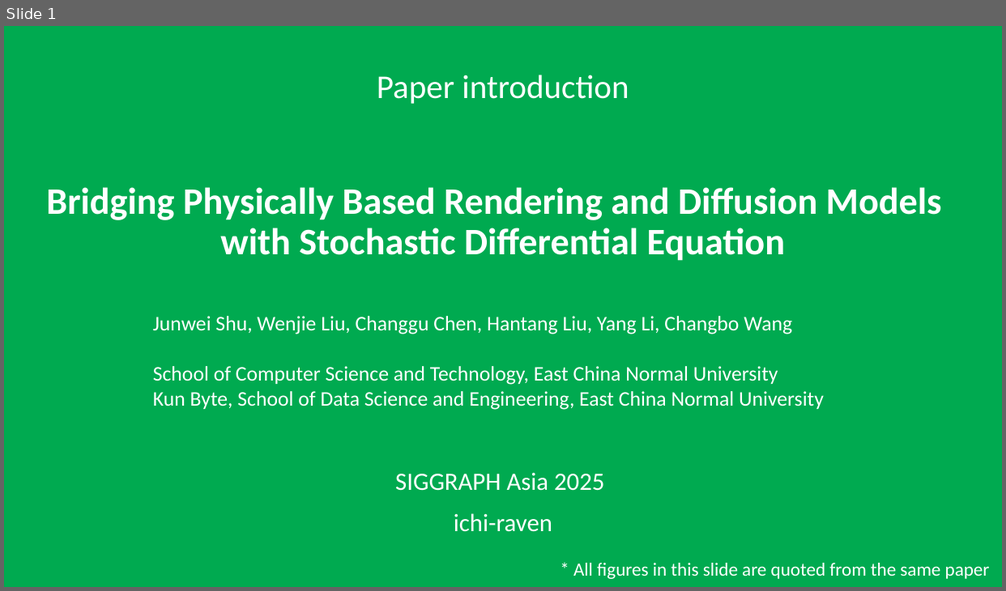
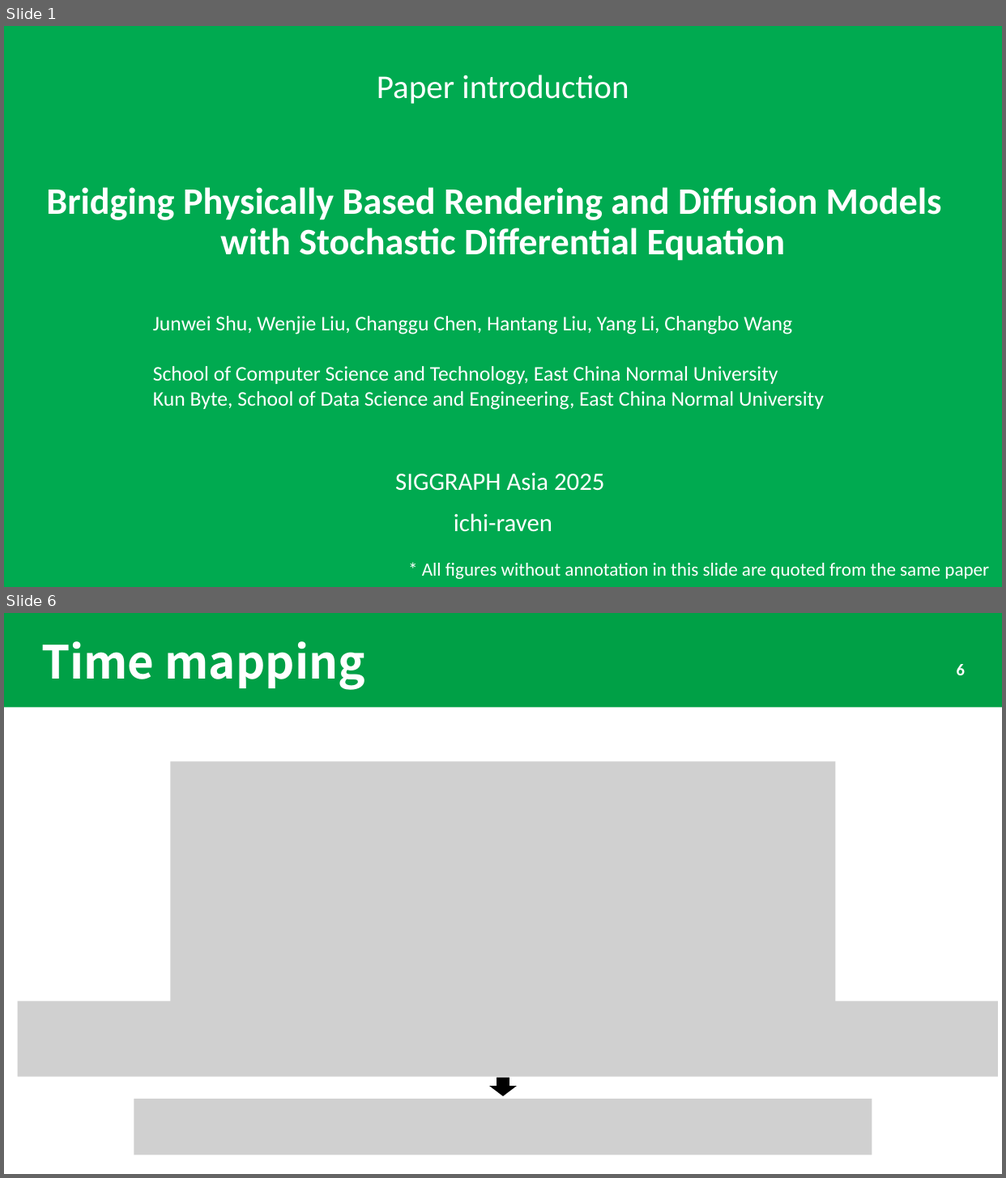
Before and after one commit to ichi-raven/paper-introductions, a slide deck: Bridging Physically Based Rendering and Diffusion Models with Stochastic Differential Equation.pptx. Shown one above the other, each under a label of ours: slide 1 before the commit, slides 1 and 6 after it; the slides between them are not shown. The pictures are 1006x591 and 1006x1178 pixels, drawn with LibreOffice and Linux fonts; fonts in the diff are those of the drawing; grey boxes stand for pictures. Boxes give left, top, right and bottom in pixels: in the first picture for what was removed or moved away, otherwise in the second. Text is boxed around its words. In the diff, an @@ line names an element or a change of style, - is before the commit and + after.

```diff
--- a/Bridging Physically Based Rendering and Diffusion Models with Stochastic Differential Equation.pptx
+++ b/Bridging Physically Based Rendering and Diffusion Models with Stochastic Differential Equation.pptx
@@ slide 6 added at (x1=4, y1=613, x2=1002, y2=1174), background #FFFFFF @@
@@ rectangle added at (x1=4, y1=613, x2=1002, y2=707), fill #00A046 @@
@@ title added at (x1=41, y1=641, x2=366, y2=690), 44 pt, text #FFFFFF, bold @@
+Time mapping
@@ page number added at (x1=957, y1=664, x2=965, y2=675), 16 pt, text #FFFFFF, bold @@
+6
@@ picture added at (x1=170, y1=762, x2=836, y2=1005) @@
@@ picture added at (x1=18, y1=1002, x2=998, y2=1077) @@
@@ down arrow added at (x1=492, y1=1079, x2=514, y2=1096), fill #000000, outline #000000 1.5 pt @@
@@ picture added at (x1=134, y1=1099, x2=872, y2=1155) @@
@@ slide 1 changed as well @@
@@ text at (x1=422, y1=563, x2=989, y2=579): text changed @@
-* All figures in this slide are quoted from the same paper
+* All figures without annotation in this slide are quoted from the same paper
```
Also in this commit, not shown: 5 other slides added, 1 slide removed, 1 other file.
